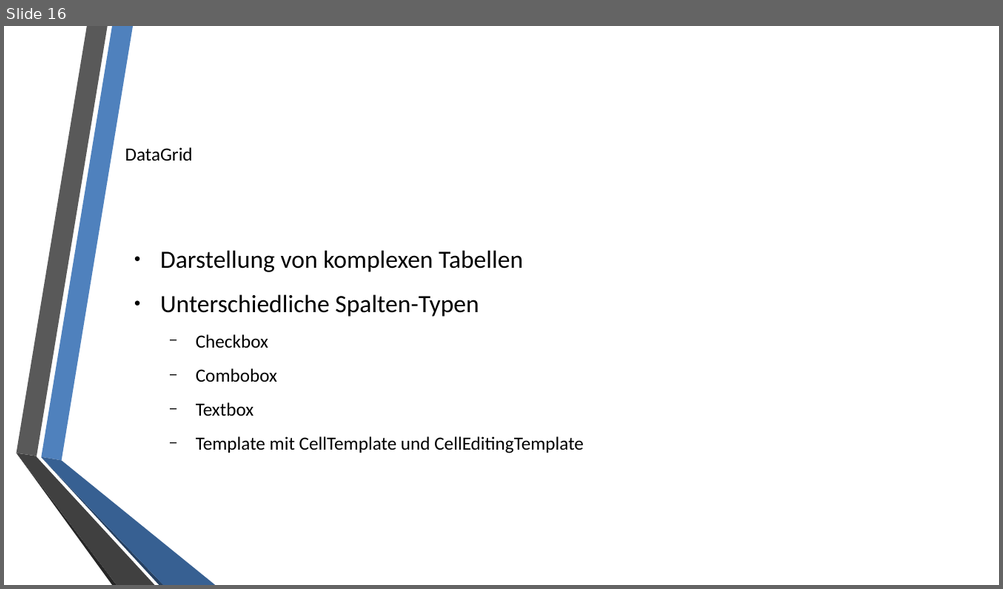
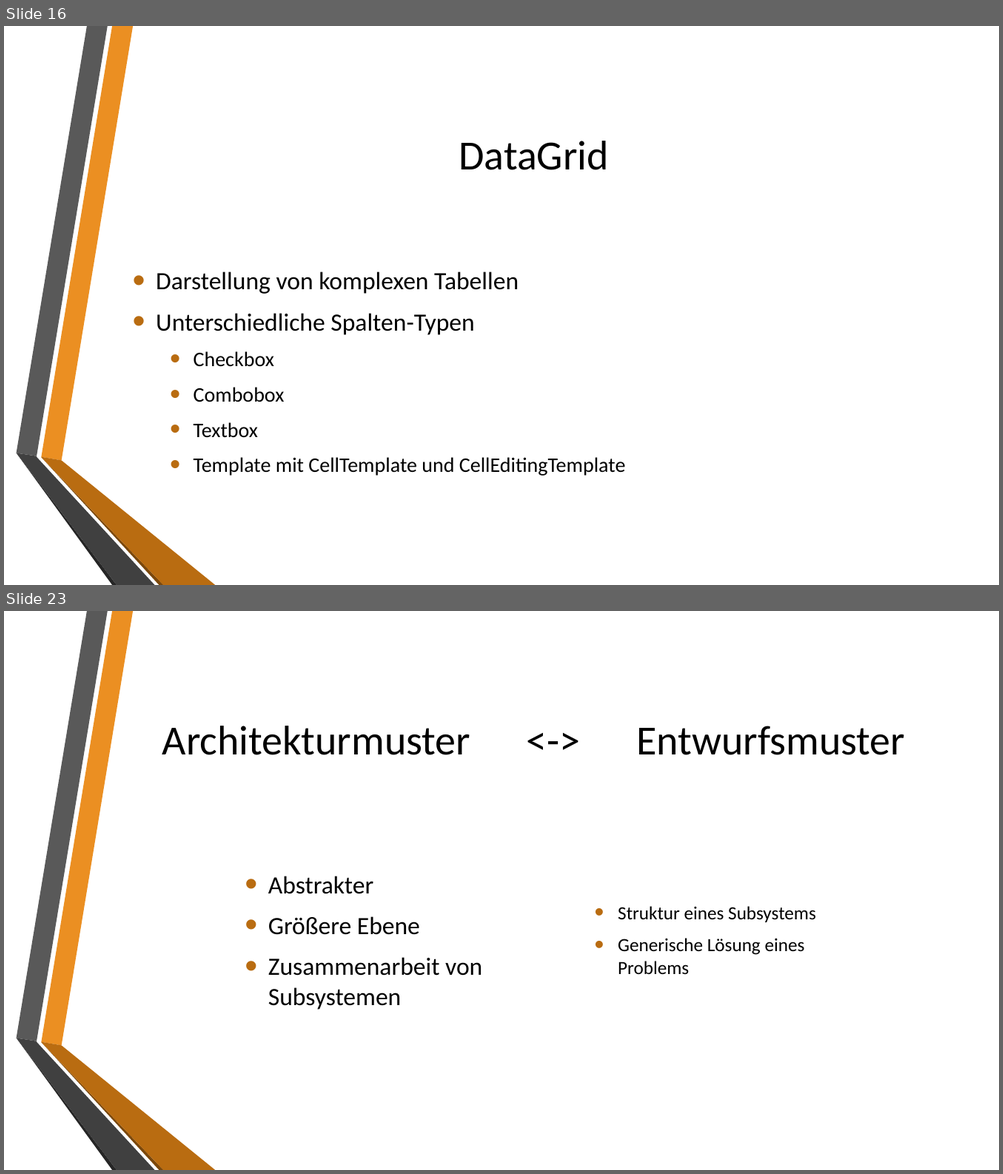
Before and after one commit to Ailer/WPF_MVVM, a slide deck: WPF + MVVM.pptx. Shown one above the other, each under a label of ours: slide 16 before the commit, slides 16 and 23 after it; the slides between them are not shown. The pictures are 1003x589 and 1003x1174 pixels, drawn with LibreOffice and Linux fonts; fonts in the diff are those of the drawing; background and template pictures are left out. Boxes give left, top, right and bottom in pixels: in the first picture for what was removed or moved away, otherwise in the second. Text is boxed around its words. In the diff, an @@ line names an element or a change of style, - is before the commit and + after.

```diff
--- a/WPF + MVVM.pptx
+++ b/WPF + MVVM.pptx
@@ slide 23 added at [4,611,999,1170], background picture (left out); not listed: 6 template elements that a slide beside it also shows @@
@@ title added at [162,726,905,755], 40 pt, text #000000 @@
+Architekturmuster <-> Entwurfsmuster
@@ text added at [268,876,482,1010], 24 pt, text #000000 @@
+• Abstrakter
+• Größere Ebene
+• Zusammenarbeit von Subsystemen
@@ text added at [617,906,816,974], 18 pt, text #000000 @@
+• Struktur eines Subsystems
+• Generische Lösung eines
+  Problems
@@ slide 16 changed as well @@
@@ freeform shape at [41,26,133,461]: fill #4F81BD to #EB8F22 @@
@@ title "DataGrid" at [459,141,609,170]: size 18 to 40 pt; alignment left to centre @@
@@ text "Darstellung von komplexen Tabellen" at [156,272,626,476]: size 18 to 20 pt in "Checkbox", "Combobox", "Textbox", "Template mit CellTemplate und CellEditingTemplate"; bullet ● to •; less space between paragraphs; bullet colour #000000 to #B96C11; bullet − to •; vertical alignment top to middle @@
@@ freeform shape at [41,457,215,585]: fill #376092 to #B96C11; outline redrawn @@
@@ freeform shape at [41,458,164,585]: fill #254061 to #7B480B; outline redrawn @@
```
Also in this commit, not shown: 18 other slides changed, 18 other slides added, 1 slide removed.
